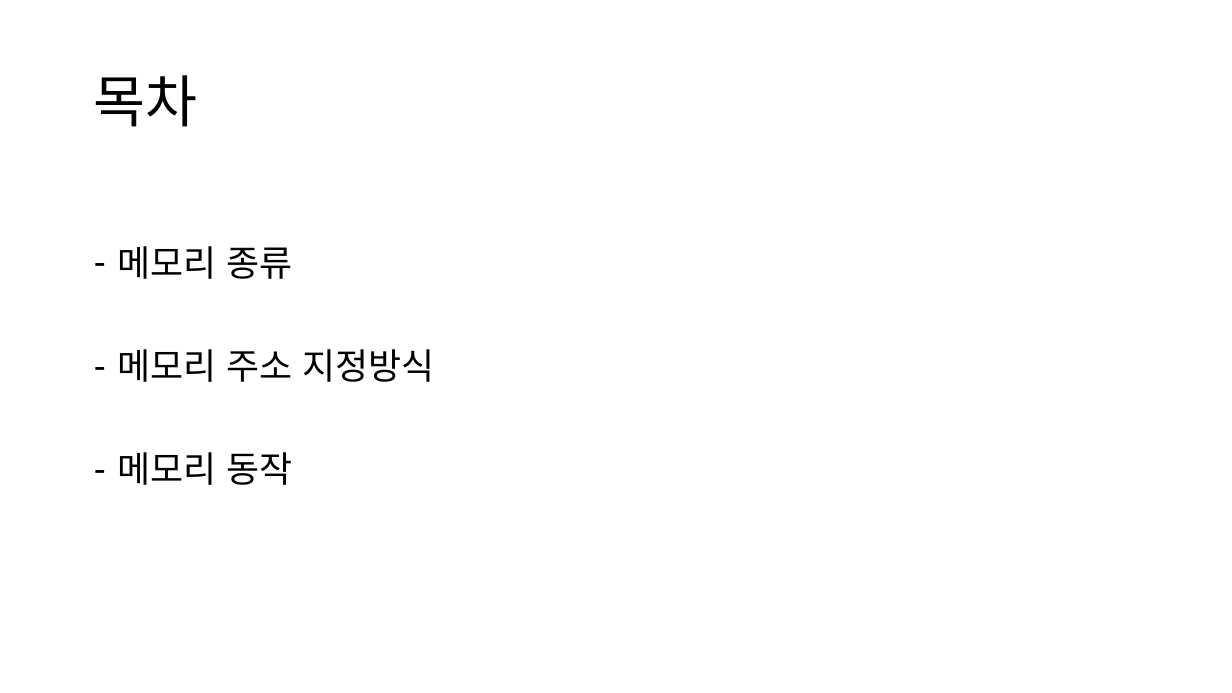
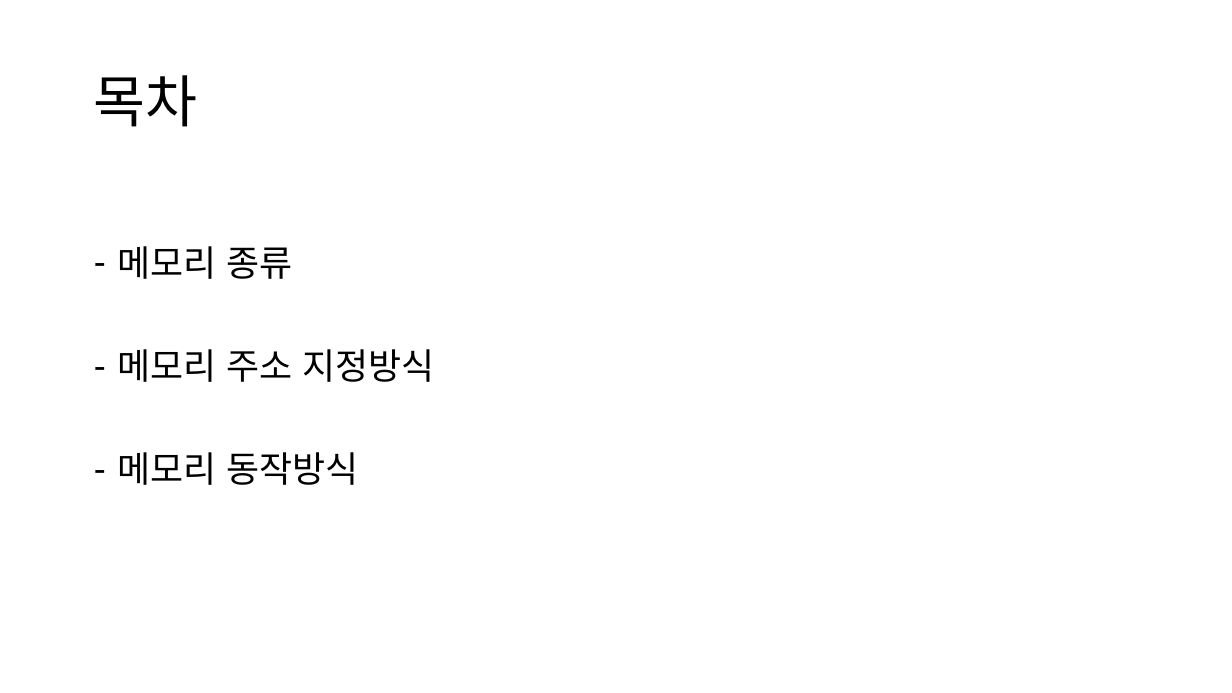
Before and after one commit to cs-study-org/cs-study, a slide deck: slide 2 of 03/beom/Memory.pptx. Drawn at 1232x693 pixels with LibreOffice and Linux fonts; fonts in the diff are those of the drawing. Boxes give left, top, right and bottom in pixels: in the first picture for what was removed or moved away, otherwise in the second. Text is boxed around its words. In the diff, an @@ line names an element or a change of style, - is before the commit and + after.

```diff
--- a/03/beom/Memory.pptx
+++ b/03/beom/Memory.pptx
@@ text at bbox=[117, 452, 358, 485]: text changed @@
-– 메모리 동작
+– 메모리 동작방식
```
Also in this commit, not shown: 2 other slides changed, 1 other file.
